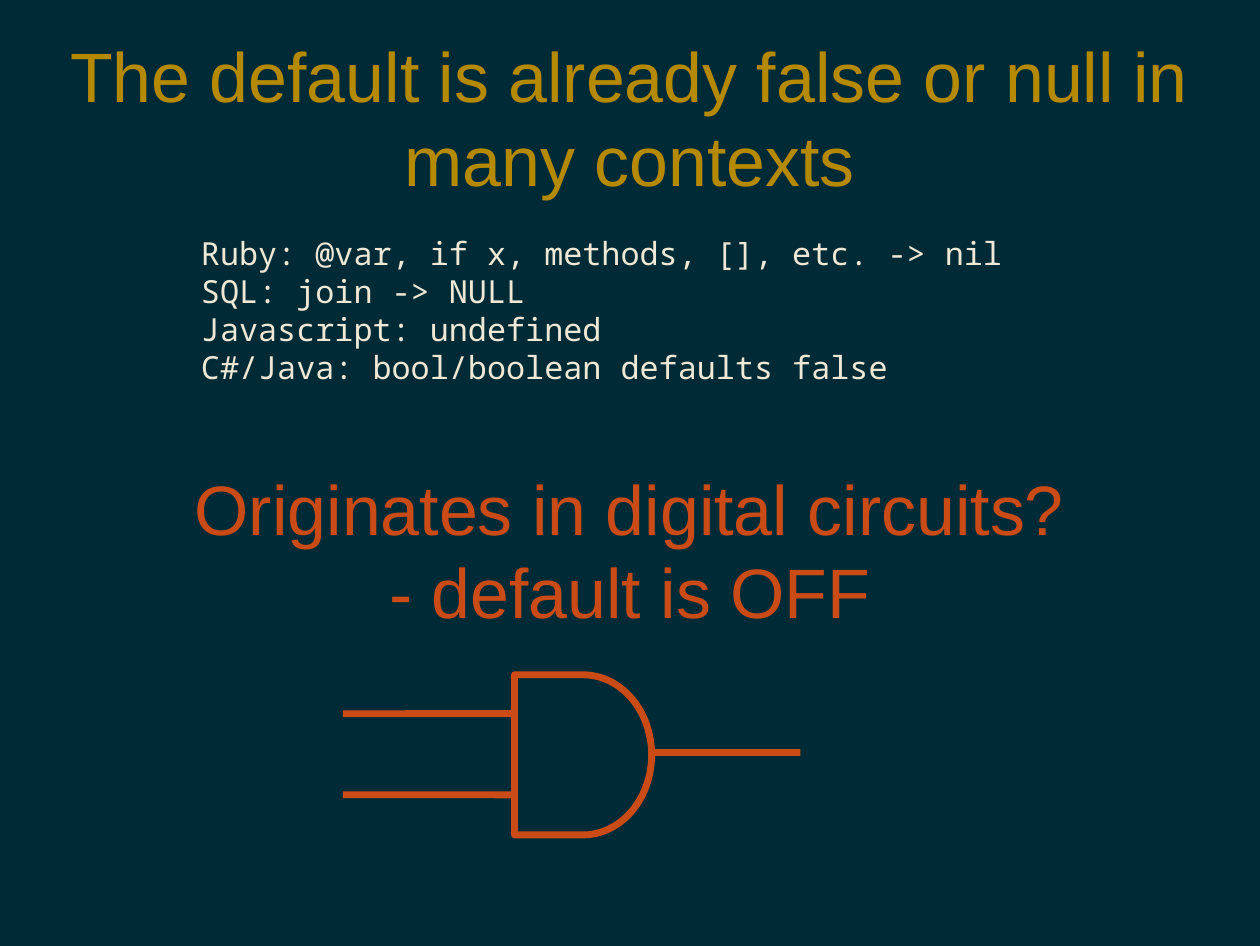
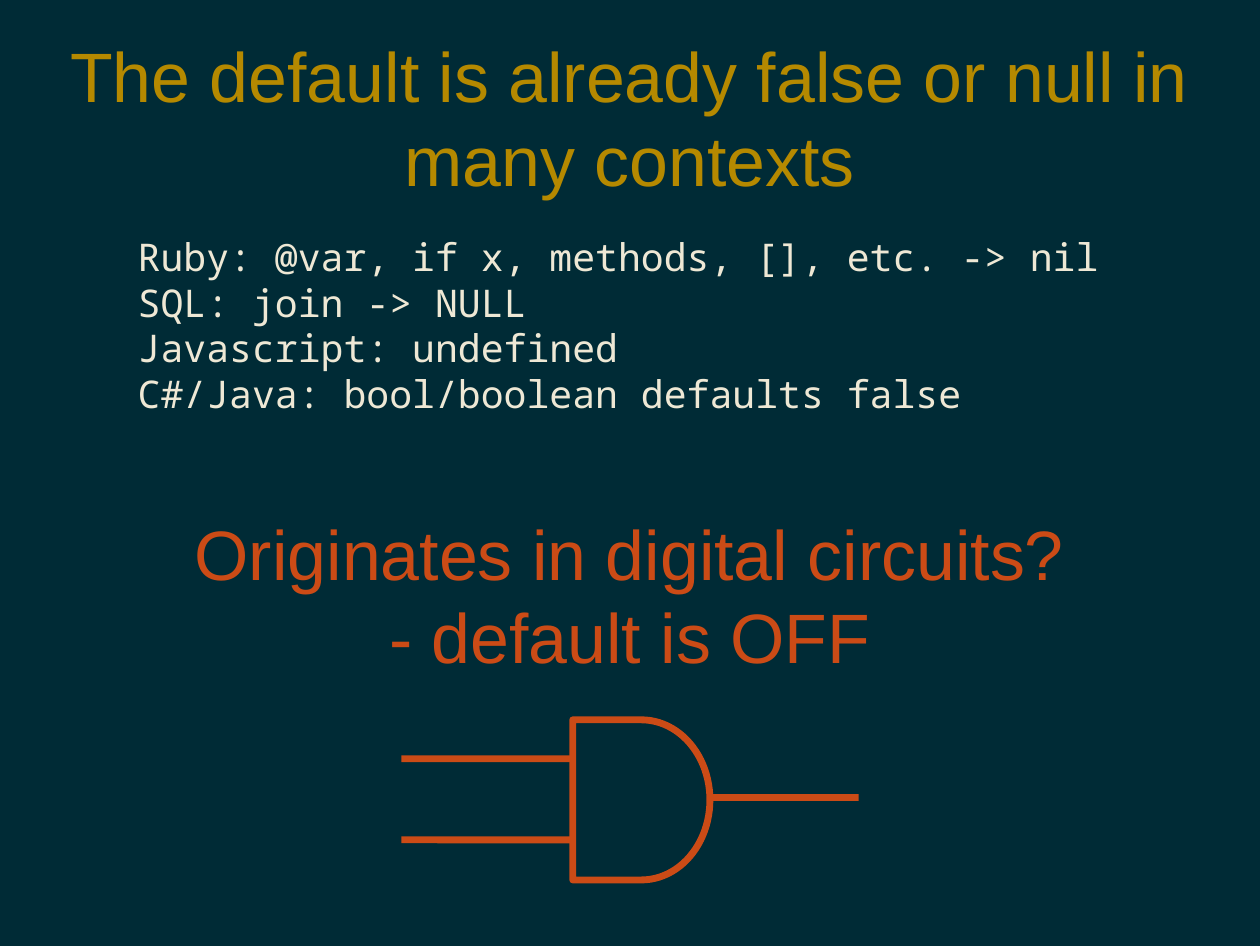
Before and after one commit to pdg137/always-default-to-false, a slide deck: slide 3 of always-default-to-false.odp. Drawn at 1260x946 pixels with LibreOffice and Linux fonts; fonts in the diff are those of the drawing. Boxes give left, top, right and bottom in pixels: in the first picture for what was removed or moved away, otherwise in the second. Text is boxed around its words. In the diff, an @@ line names an element or a change of style, - is before the commit and + after.

```diff
--- a/always-default-to-false.odp
+++ b/always-default-to-false.odp
@@ text "Ruby: @var, if x, methods, ...": place and size @@
-text "Ruby: @var, if x, methods, ..." at [201, 240, 1002, 380]
+text "Ruby: @var, if x, methods, ..." at [138, 242, 1099, 409]
@@ text "Ruby: @var, if x, methods, ..." at [138, 242, 1099, 409]: size 20 to 24 pt @@
@@ title "Originates in digital circuits? - ...": place and size @@
-title "Originates in digital circuits? - ..." at [195, 484, 1064, 619]
+title "Originates in digital circuits? - ..." at [195, 529, 1064, 664]
@@ flow chart delay: place and size @@
-flow chart delay at [515, 675, 652, 835]
+flow chart delay at [573, 719, 710, 879]
@@ line moved from (343, 795) - (515, 795) to (573, 758) - (401, 758) @@
@@ line moved from (652, 752) - (800, 752) to (710, 797) - (859, 797) @@
@@ line moved from (515, 713) - (343, 713) to (401, 839) - (573, 839) @@
```
Also in this commit, not shown: 4 other slides changed, 1 slide added, 3 slides removed.
